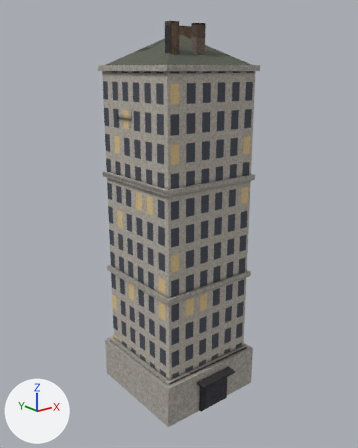
The FBX model Content/Assets/Locations/City/SM_Tower_Office_A.fbx, before and after one commit.
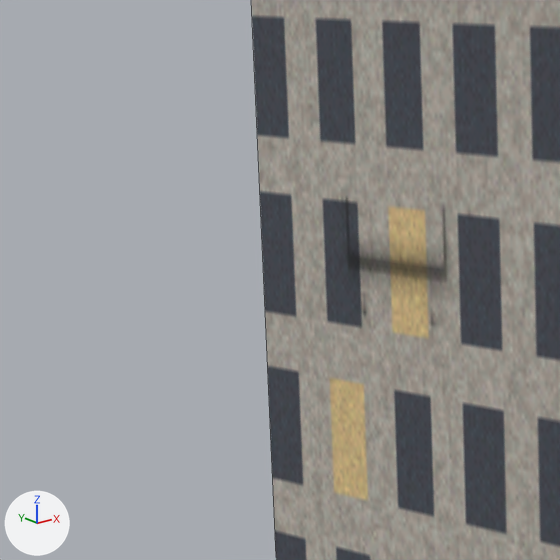
The first picture shows the older version from a 50 mm lens placed at (-41.6, -52.3, 45.9), pointed at (-0.2, -0.5, 25.2). The close-ups show the older and then the newer version on the part from 18% to 42% of the width and 18% to 36% of the height of that picture. Only the edits that show in the close-ups are written down. Lighting does not change. The marker at lower left points along +X, +Y and +Z. The close-ups show mesh edges as thin lines. Objects named as collision shapes, trigger or cutter boxes, shadow casters or lower levels of detail are left out.

In view in the first close-up: 'SM_Tower_Office_A'.
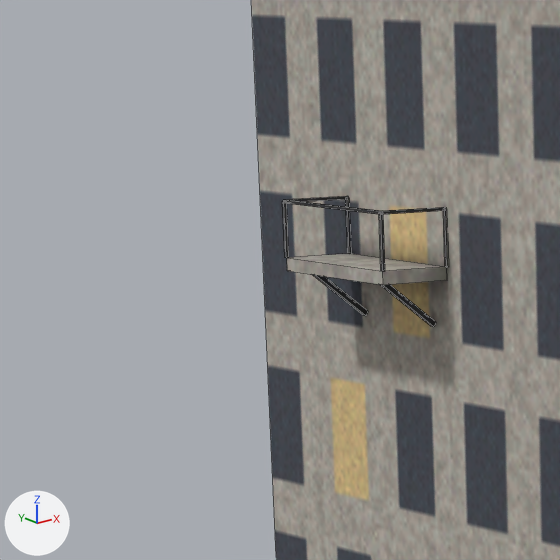
Scene script edits in JSON lines:
```json
{"block": "me_sm_tower_office_a", "where": "# used by ob_sm_tower_office_a; location = (0.0, 0.0, 0.0)"}
{"op": "remove", "block": "me_sm_tower_office_a", "code": "me_sm_tower_office_a.from_pydata(...)  # 102 vertices, 78 faces; spans x -8.0..8.0, y -9.3..8.0, z 0.0..51.2"}
{"op": "add", "block": "me_sm_tower_office_a", "code": "me_sm_tower_office_a.from_pydata(...)  # 342 vertices, 258 faces; spans x -8.4..8.8, y -9.3..8.0, z 0.0..51.2"}
{"block": "me_sm_tower_office_a", "change": "me_sm_tower_office_a part 1: a new loose piece, a box spanning x -7.028..-6.972, y 3.672..3.728, z 40.0..41.05, in mat_m_city_towera (picture img_t_city_towera_png)"}
{"block": "me_sm_tower_office_a", "change": "me_sm_tower_office_a part 2: a new loose piece, a box spanning x -8.428..-8.372, y 3.672..3.728, z 40.0..41.05, in mat_m_city_towera (picture img_t_city_towera_png)"}
{"block": "me_sm_tower_office_a", "change": "me_sm_tower_office_a part 3: a new loose piece, a box spanning x -8.428..-8.372, y 0.272..0.328, z 40.0..41.05, in mat_m_city_towera (picture img_t_city_towera_png)"}
{"block": "me_sm_tower_office_a", "change": "me_sm_tower_office_a part 4: a new loose piece, a box spanning x -7.028..-6.972, y 0.272..0.328, z 40.0..41.05, in mat_m_city_towera (picture img_t_city_towera_png)"}
{"block": "me_sm_tower_office_a", "change": "me_sm_tower_office_a part 5: a new loose piece, a box spanning x -8.4..-7.0, y 3.672..3.728, z 41.022..41.078, in mat_m_city_towera (picture img_t_city_towera_png)"}
{"block": "me_sm_tower_office_a", "change": "me_sm_tower_office_a part 6: a new loose piece, a box spanning x -8.428..-8.372, y 0.3..3.7, z 41.022..41.078, in mat_m_city_towera (picture img_t_city_towera_png)"}
{"block": "me_sm_tower_office_a", "change": "me_sm_tower_office_a part 7: a new loose piece, a box spanning x -8.4..-7.0, y 0.272..0.328, z 41.022..41.078, in mat_m_city_towera (picture img_t_city_towera_png)"}
{"block": "me_sm_tower_office_a", "change": "me_sm_tower_office_a part 8: a new loose piece, a box spanning x -8.4..-7.0, y 0.3..3.7, z 39.75..40.0, in mat_m_city_towera (picture img_t_city_towera_png)"}
{"block": "me_sm_tower_office_a", "change": "me_sm_tower_office_a part 9: 16 vertices added at x -8.1..-7.0, y 0.8..3.2, z 38.9..39.8"}
{"block": "me_sm_tower_office_a", "change": "other edits to the shape of me_sm_tower_office_a do not show in these pictures"}
```

Changed parts and their boxes (x1, y1, x2, y2) in the close-ups (560 x 560 px):
```json
{"part": 1, "of": "me_sm_tower_office_a", "change": "added", "after": [346, 198, 350, 253]}
{"part": 2, "of": "me_sm_tower_office_a", "change": "added", "after": [282, 201, 289, 258]}
{"part": 3, "of": "me_sm_tower_office_a", "change": "added", "after": [379, 213, 385, 271]}
{"part": 4, "of": "me_sm_tower_office_a", "change": "added", "after": [443, 209, 448, 267]}
{"part": 5, "of": "me_sm_tower_office_a", "change": "added", "after": [287, 196, 348, 202]}
{"part": 6, "of": "me_sm_tower_office_a", "change": "added", "after": [283, 200, 381, 214]}
{"part": 7, "of": "me_sm_tower_office_a", "change": "added", "after": [381, 207, 446, 214]}
{"part": 8, "of": "me_sm_tower_office_a", "change": "added", "after": [287, 253, 447, 285]}
{"part": 9, "of": "me_sm_tower_office_a", "change": "added", "after": [313, 275, 435, 327]}
```
